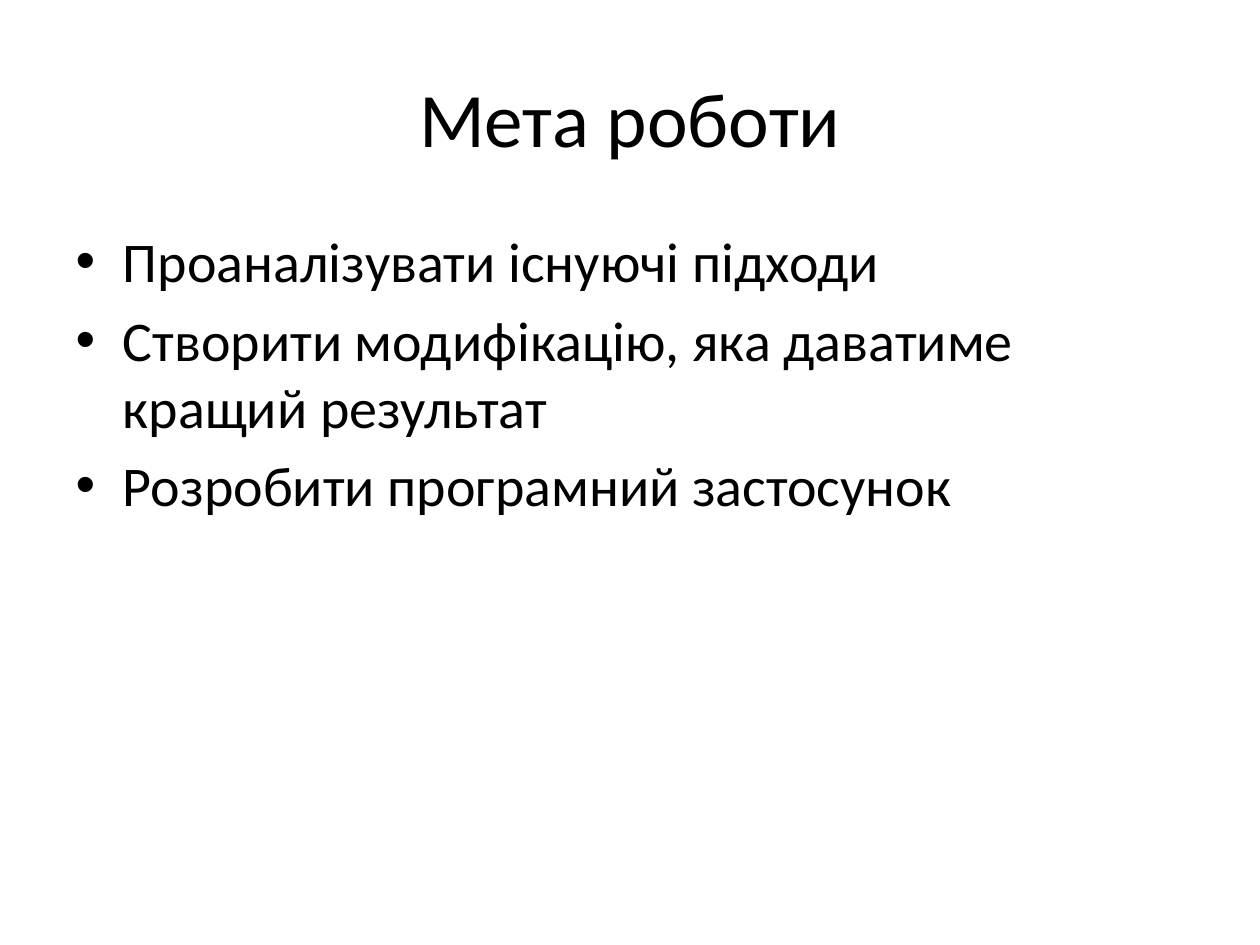
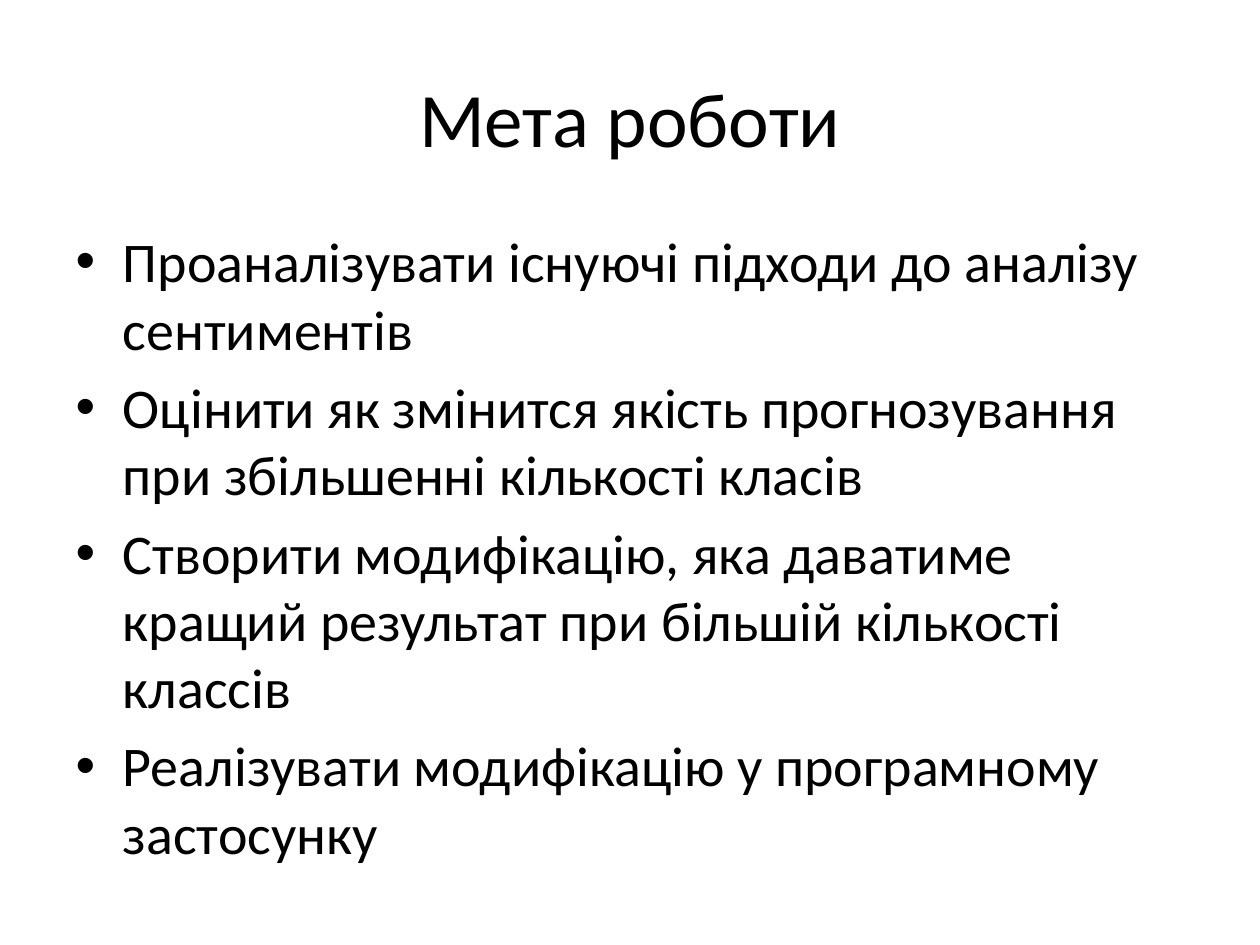
Before and after one commit to danylofitel/Pinocchio, a slide deck: slide 2 of valt_presentation/valt_thesis.pptx. Drawn at 1260x945 pixels with LibreOffice and Linux fonts; fonts in the diff are those of the drawing. Boxes give left, top, right and bottom in pixels: in the first picture for what was removed or moved away, otherwise in the second. Text is boxed around its words. In the diff, an @@ line names an element or a change of style, - is before the commit and + after.

```diff
--- a/valt_presentation/valt_thesis.pptx
+++ b/valt_presentation/valt_thesis.pptx
@@ text at (123,243,1138,863): text changed @@
-• Проаналізувати існуючі підходи
-• Створити модифікацію, яка даватиме кращий результат
-• Розробити програмний застосунок
+• Проаналізувати існуючі підходи до аналізу сентиментів
+• Оцінити як змінится якість прогнозування при збільшенні кількості класів
+• Створити модифікацію, яка даватиме кращий результат при більшій кількості классів
+• Реалізувати модифікацію у програмному застосунку
```
Also in this commit, not shown: 6 other slides changed, 20 slides added, 1 slide removed, 1 other file.
